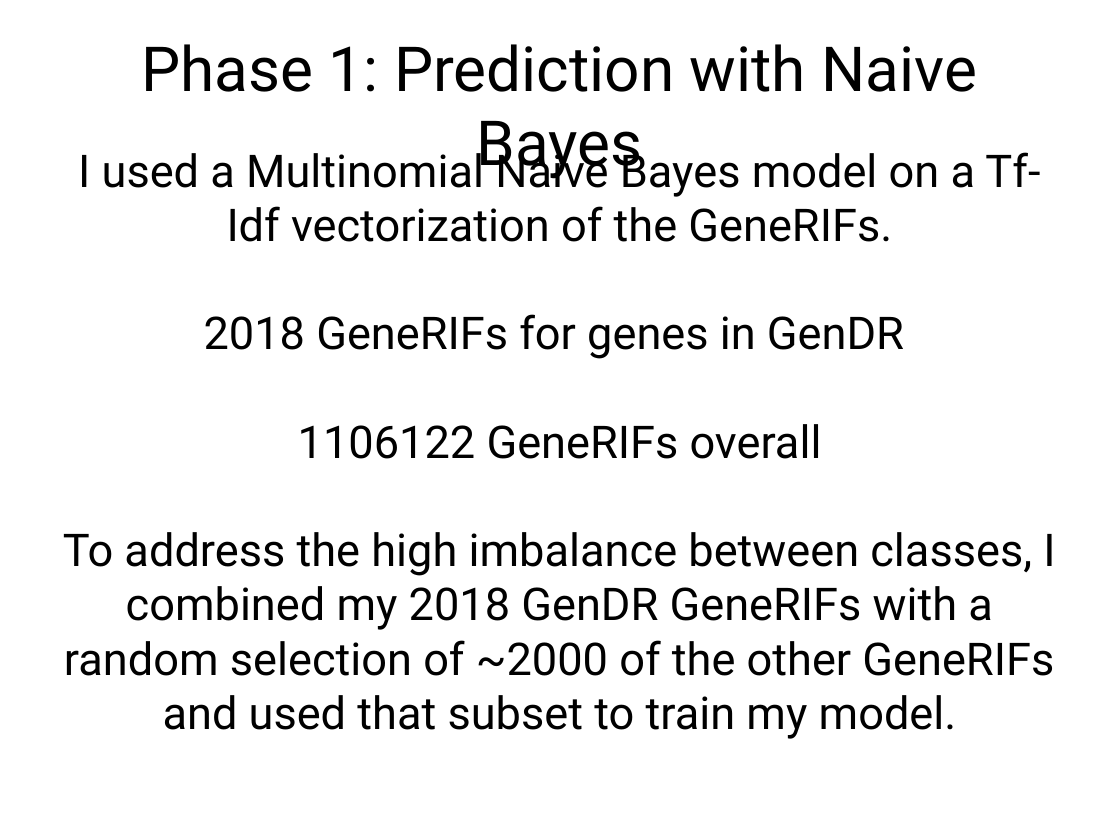
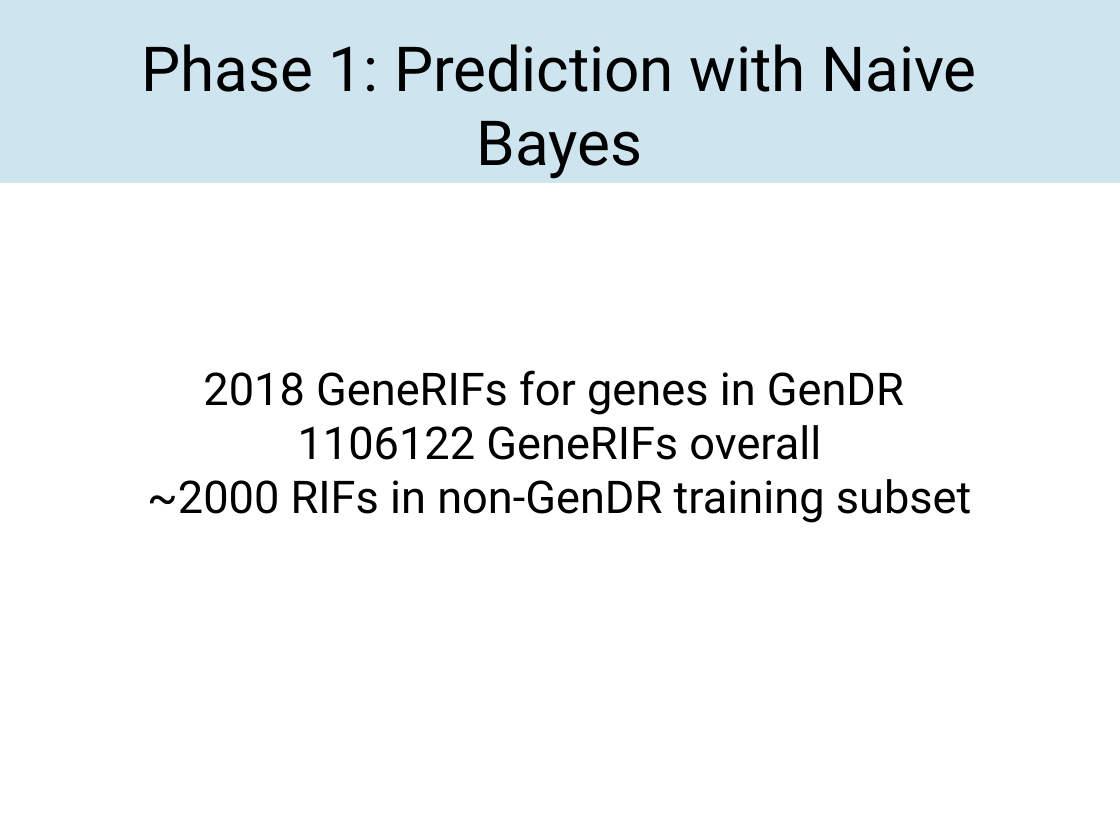
Before and after one commit to DeepwaterCreations/genDR-generif-analysis, a slide deck: slide 5 of presentation.odp (slide 6 before the commit). Drawn at 1120x840 pixels with LibreOffice and Linux fonts; fonts in the diff are those of the drawing. Boxes give left, top, right and bottom in pixels: in the first picture for what was removed or moved away, otherwise in the second. Text is boxed around its words. In the diff, an @@ line names an element or a change of style, - is before the commit and + after.

Commit message:
Add wordclouds to presentation
Also various other tweaks.

```diff
--- a/presentation.odp
+++ b/presentation.odp
@@ rectangle added at (x1=0, y1=0, x2=1120, y2=183), fill #CEE5F0 @@
@@ subtitle "2018 GeneRIFs for genes in ..." moved from (x1=63, y1=145, x2=1055, y2=739) to (x1=147, y1=370, x2=972, y2=523) @@
@@ subtitle at (x1=78, y1=145, x2=1040, y2=242): paragraph removed @@
-I used a Multinomial Naive Bayes model on a Tf-Idf vectorization of the GeneRIFs.
@@ subtitle at (x1=147, y1=479, x2=972, y2=523): text changed @@
-To address the high imbalance between classes, I combined my 2018 GenDR GeneRIFs with a random selection of ~2000 of the other GeneRIFs and used that subset to train my model.
+~2000 RIFs in non-GenDR training subset
```
Also in this commit, not shown: 6 other slides changed, 2 slides added, 4 slides removed.
